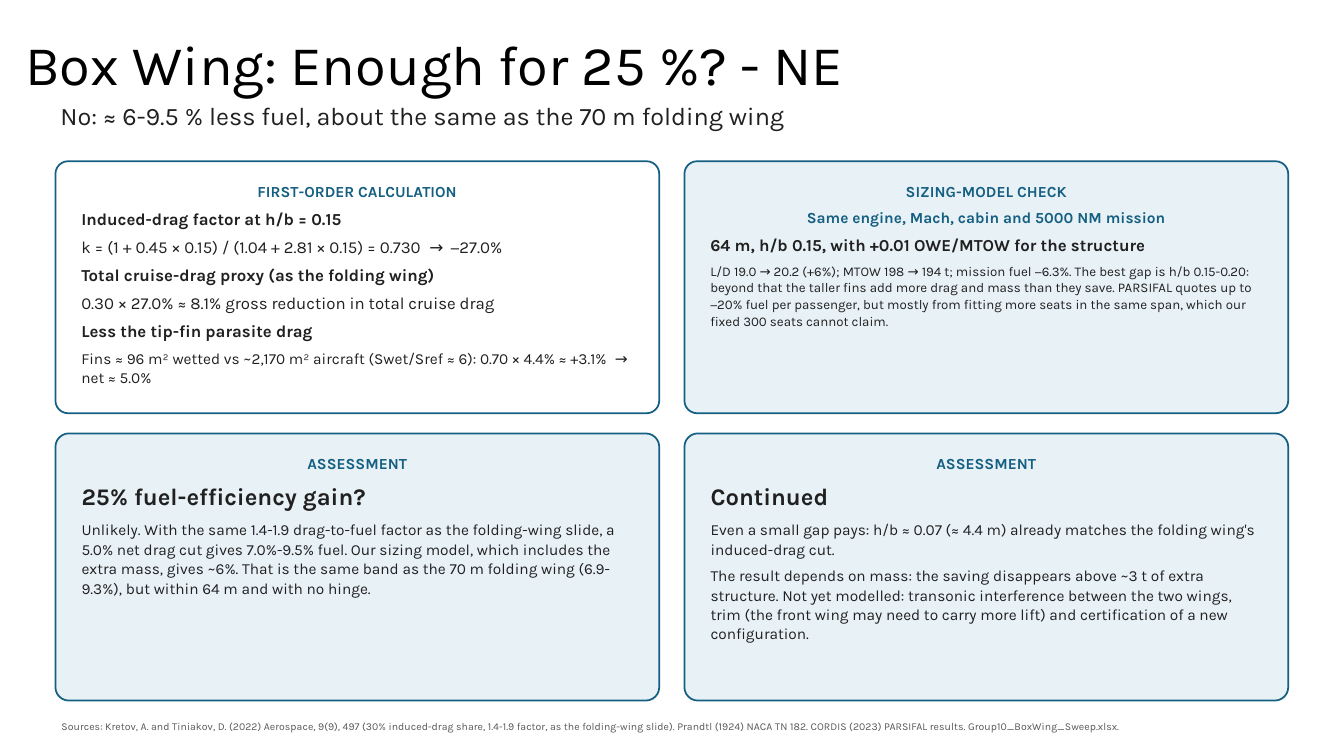
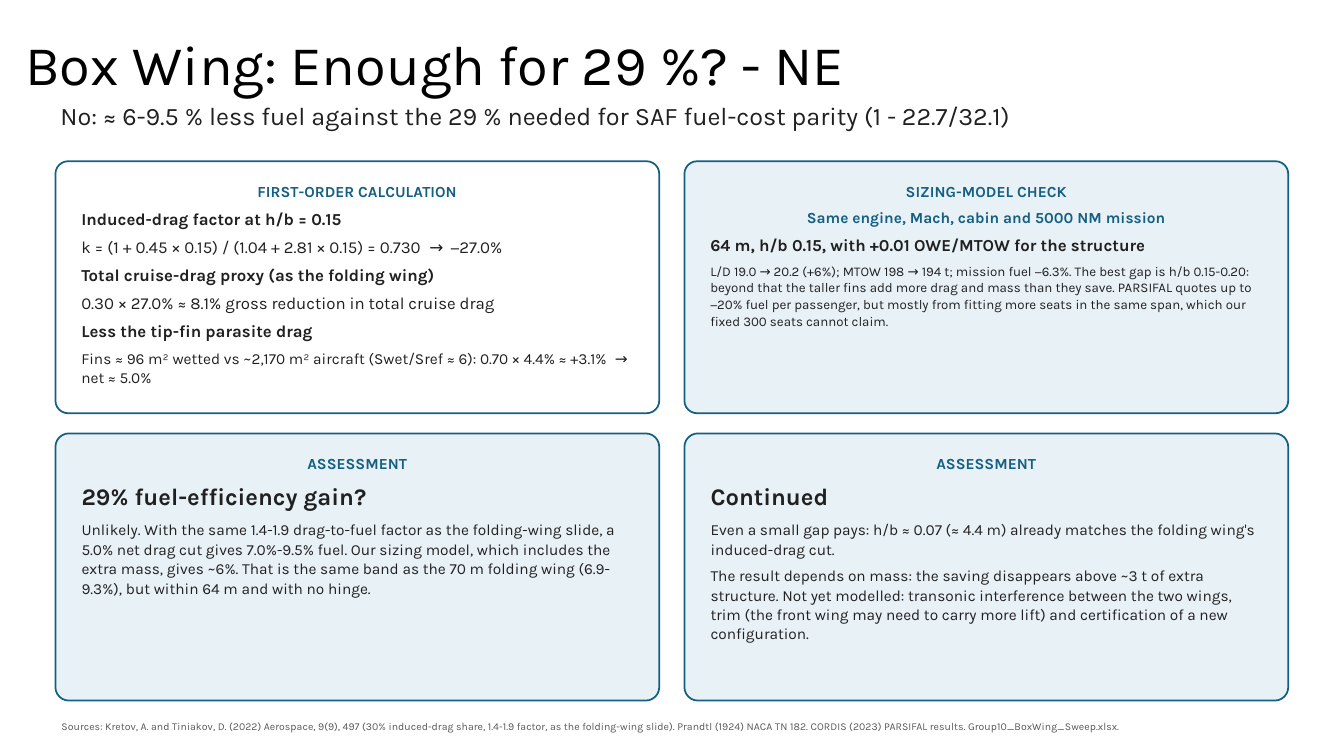
Before and after one commit to fepsfy6809939/FY6809939, a slide deck: slide 17 of deliverables/W6_Presentation_boxwing.pptx. Drawn at 1344x756 pixels with LibreOffice and Linux fonts; fonts in the diff are those of the drawing. Boxes give left, top, right and bottom in pixels: in the first picture for what was removed or moved away, otherwise in the second. Text is boxed around its words. In the diff, an @@ line names an element or a change of style, - is before the commit and + after.

```diff
--- a/deliverables/W6_Presentation_boxwing.pptx
+++ b/deliverables/W6_Presentation_boxwing.pptx
@@ text at (25,46,845,99): text changed @@
-Box Wing: Enough for 25 %? - NE
+Box Wing: Enough for 29 %? - NE
@@ text at (60,106,1010,131): text changed @@
-No: ≈ 6-9.5 % less fuel, about the same as the 70 m folding wing
+No: ≈ 6-9.5 % less fuel against the 29 % needed for SAF fuel-cost parity (1 - 22.7/32.1)
@@ text in rounded rectangle at (82,488,367,511): text changed @@
-25% fuel-efficiency gain?
+29% fuel-efficiency gain?
```
